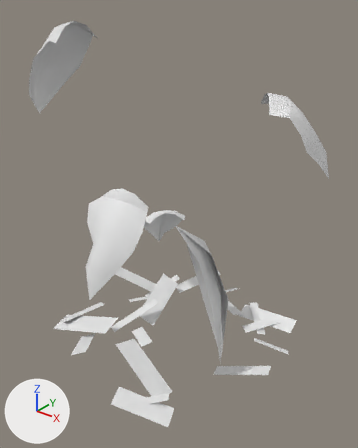
An edit to the OBJ model game/assets/models/plants/SM_Plant_PhilodendronClimbing_Leaf_LOD1.obj, drawn before and after from the same camera.
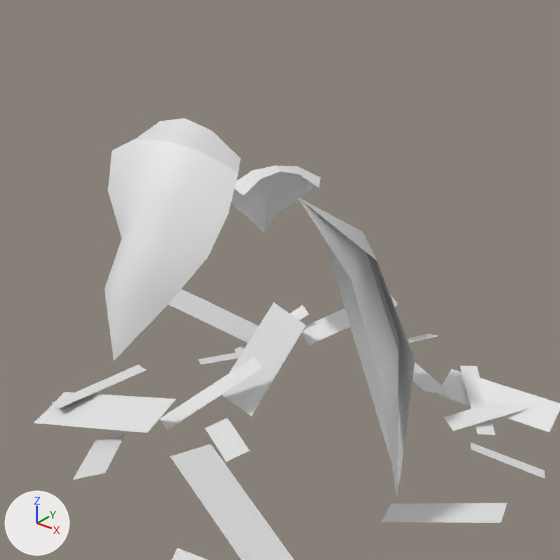
Each version is shown whole from a 50 mm camera at (2.57, -3.14, 3.21) aimed at (-0.06, 0.15, 1.17), then close up on the part from 10% to 83% of the width and 30% to 88% of the height. Every picture has the same lights, and +X, +Y and +Z are marked at lower left. The first two pictures are the older version. Where no turn or scale is listed for an object, it has been applied to the vertices. Vertices at exactly the same position are counted once.

The first close-up shows 'SM_Plant_PhilodendronClimbing_Leaf_LOD1'.
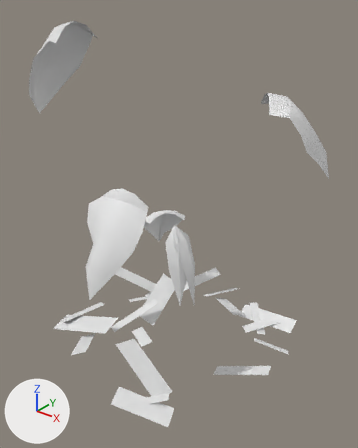
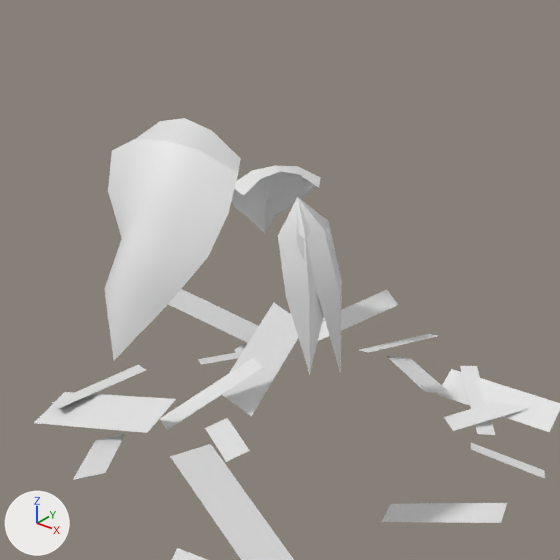
Where the change shows, as pixel boxes [x1, y1, x2, y2] in the close-ups (560 x 560 px; the box of a moved part takes in the faces that stretch with it):
```json
{"part": 1, "of": "me_sm_plant_philodendronclimbing_leaf_lod1", "change": "moved or reshaped", "before": [298, 198, 415, 495], "after": [278, 197, 342, 374]}
```

Scene script edits in JSON lines:
```json
{"block": "me_sm_plant_philodendronclimbing_leaf_lod1", "where": "# used by ob_sm_plant_philodendronclimbing_leaf_lod1; location = (0.0, 0.0, 0.0)"}
{"op": "remove", "block": "me_sm_plant_philodendronclimbing_leaf_lod1", "code": "me_sm_plant_philodendronclimbing_leaf_lod1.from_pydata(...)  # 199 vertices, 200 faces; spans x -1.65..1.1, y -1.22..1.16, z -0.59..2.93"}
{"op": "add", "block": "me_sm_plant_philodendronclimbing_leaf_lod1", "code": "me_sm_plant_philodendronclimbing_leaf_lod1.from_pydata(...)  # 199 vertices, 200 faces; spans x -1.65..1.1, y -1.22..1.16, z -0.09..2.93"}
{"block": "me_sm_plant_philodendronclimbing_leaf_lod1", "change": "me_sm_plant_philodendronclimbing_leaf_lod1 part 1"}
{"op": "set", "path": "me_sm_plant_philodendronclimbing_leaf_lod1.vertices[185].co", "old": "(0.29, 0.19, 0.95)", "new": "(0.0, -0.13, 1.11)", "note": "pixel (377, 261) -> pixel (277, 235)"}
{"op": "set", "path": "me_sm_plant_philodendronclimbing_leaf_lod1.vertices[186].co", "old": "(0.11, 0.32, 0.98)", "new": "(0.1, -0.08, 1.13)", "note": "pixel (362, 231) -> pixel (304, 233)"}
{"op": "set", "path": "me_sm_plant_philodendronclimbing_leaf_lod1.vertices[187].co", "old": "(-0.07, 0.27, 0.92)", "new": "(0.13, 0.06, 1.1)", "note": "pixel (323, 237) -> pixel (329, 229)"}
{"op": "set", "path": "me_sm_plant_philodendronclimbing_leaf_lod1.vertices[188].co", "old": "(0.34, 0.44, 0.33)", "new": "(0.08, -0.17, 0.86)", "note": "pixel (415, 359) -> pixel (285, 297)"}
{"op": "set", "path": "me_sm_plant_philodendronclimbing_leaf_lod1.vertices[189].co", "old": "(0.19, 0.53, 0.34)", "new": "(0.17, -0.13, 0.87)", "note": "pixel (398, 338) -> pixel (309, 298)"}
{"op": "set", "path": "me_sm_plant_philodendronclimbing_leaf_lod1.vertices[190].co", "old": "(-0.02, 0.45, 0.31)", "new": "(0.18, 0.0, 0.86)", "note": "pixel (352, 335) -> not seen"}
{"op": "set", "path": "me_sm_plant_philodendronclimbing_leaf_lod1.vertices[191].co", "old": "(0.2, 0.57, -0.59)", "new": "(0.17, -0.13, 0.49)", "note": "pixel (398, 487) -> pixel (309, 374)"}
{"op": "set", "path": "me_sm_plant_philodendronclimbing_leaf_lod1.vertices[192].co", "old": "(0.26, 0.04, 0.92)", "new": "(0.09, -0.12, 1.1)", "note": "pixel (351, 280) -> pixel (296, 242)"}
{"op": "set", "path": "me_sm_plant_philodendronclimbing_leaf_lod1.vertices[193].co", "old": "(0.15, 0.26, 0.99)", "new": "(0.13, 0.01, 1.13)", "note": "pixel (362, 238) -> pixel (323, 229)"}
{"op": "set", "path": "me_sm_plant_philodendronclimbing_leaf_lod1.vertices[194].co", "old": "(-0.04, 0.32, 0.96)", "new": "(0.07, 0.13, 1.1)", "note": "not seen -> pixel (328, 220)"}
{"op": "set", "path": "me_sm_plant_philodendronclimbing_leaf_lod1.vertices[195].co", "old": "(0.29, 0.22, 0.33)", "new": "(0.18, -0.08, 0.84)", "note": "pixel (378, 378) -> pixel (319, 300)"}
{"op": "set", "path": "me_sm_plant_philodendronclimbing_leaf_lod1.vertices[196].co", "old": "(0.26, 0.43, 0.35)", "new": "(0.22, 0.01, 0.85)", "note": "pixel (398, 350) -> pixel (340, 293)"}
{"op": "set", "path": "me_sm_plant_philodendronclimbing_leaf_lod1.vertices[197].co", "old": "(0.11, 0.5, 0.35)", "new": "(0.15, 0.12, 0.84)", "note": "not seen -> pixel (341, 280)"}
{"op": "set", "path": "me_sm_plant_philodendronclimbing_leaf_lod1.vertices[198].co", "old": "(0.27, 0.46, -0.56)", "new": "(0.23, 0.01, 0.43)", "note": "not seen -> pixel (340, 375)"}
```
